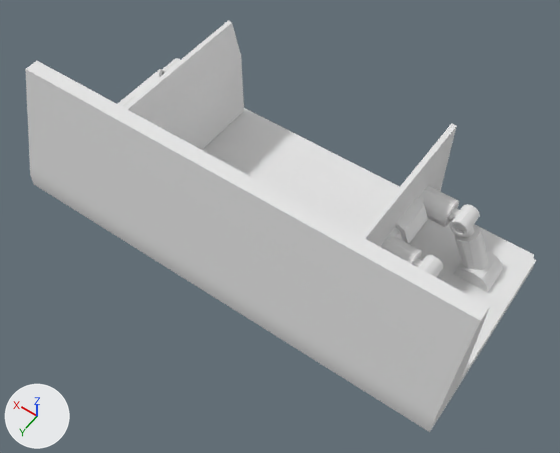
The FBX model Assets/FBX/smahser_car.fbx: old version first, new version second.
The view is the same before and after, from a camera (50 mm lens) standing at (-6.15, 8.88, 13.21) and looking at (-0.52, 1.0, 0.84). Arrows for +X, +Y and +Z are at lower left; the lights stay in place. The first picture is the older version. Where no turn or scale is listed for an object, it has been applied to the vertices.

In view in the first picture: 'smasher_car'.
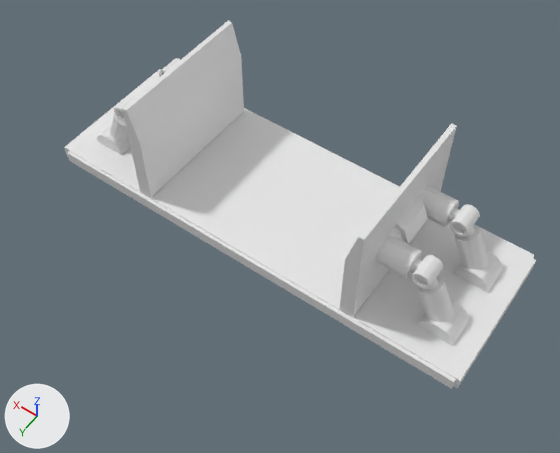
Pixel boxes (x1, y1, x2, y2) of what changed, in the pictures (560 x 453 px):
'smasher_car', reshaped (8% narrower, 10% shorter)
    before: (25, 21, 536, 432)
    after: (64, 21, 536, 389)
part 1 of me_plane_004, added
    after: (67, 151, 456, 389)
part 2 of me_plane_004, cut back
    before: (25, 61, 490, 432)
    after: (64, 147, 460, 388)

What the commit changed:
me_plane_004 is used by ob_smasher_car; location (0.0, 0.0, 0.0).
me_plane_004 had 1064 vertices, 830 faces and spanned x -5.04..5.07, y -1.78..2.71, z 0.0..2.84.
me_plane_004 now has 1060 vertices, 824 faces and spans x -5.04..5.07, y -1.78..1.74, z 0.0..2.8.
me_plane_004 part 1: the loose piece of 44 vertices spanning x -4.95..4.92, y -1.78..-1.59, z 0.02..0.29 is copied, and the copy is turned 180 degrees about the z axis through its middle, then moved by (0.0, 3.33, 0.0); it spans x -4.95..4.92, y 1.55..1.74, z 0.02..0.29.
Part 2, on me_plane_004:
48 vertices are removed from x -5.04..5.07, y 1.66..2.71, z 0.0..2.84.
55 faces are deleted.
7 new faces join them.
